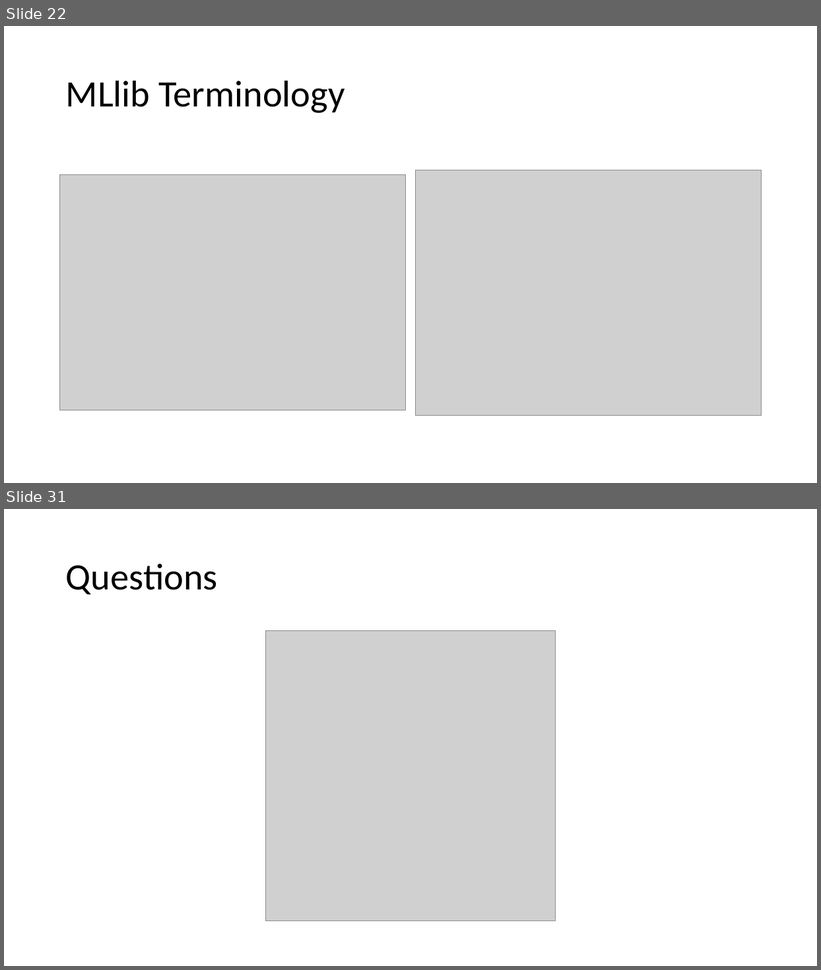
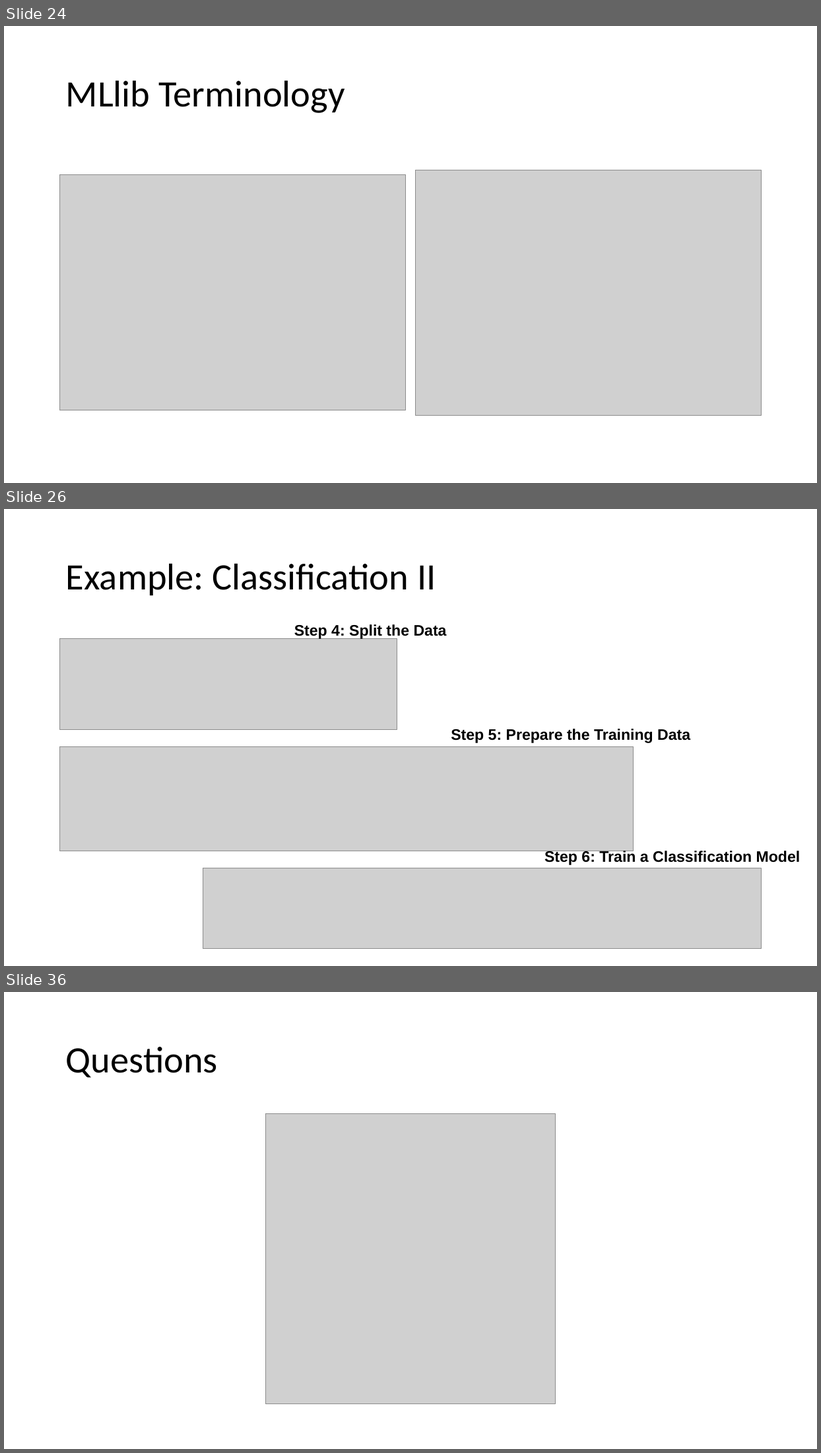
Before and after one commit to Azure-Bootcamp-Troy/GettingStartedMLSparkHDInsight, a slide deck: Getting Started with ML with Spark on HDInsight.pptx. Shown one above the other, each under a label of ours: slides 22 and 31 before the commit, slides 24, 26 and 36 after it; the slides between them are not shown. The pictures are 821x970 and 821x1453 pixels, drawn with LibreOffice and Linux fonts; fonts in the diff are those of the drawing; grey boxes stand for pictures. Boxes give left, top, right and bottom in pixels: in the first picture for what was removed or moved away, otherwise in the second. Text is boxed around its words. In the diff, an @@ line names an element or a change of style, - is before the commit and + after.

```diff
--- a/Getting Started with ML with Spark on HDInsight.pptx
+++ b/Getting Started with ML with Spark on HDInsight.pptx
@@ slide 26 added at bbox=[4, 509, 817, 966], background #FFFFFF @@
@@ title added at bbox=[66, 563, 436, 595], 44 pt, text #000000 @@
+Example: Classification II
@@ text added at bbox=[294, 625, 447, 640], 18 pt, text #000000, bold @@
+Step 4: Split the Data
@@ picture added at bbox=[60, 639, 397, 730] @@
@@ text added at bbox=[451, 729, 690, 743], 18 pt, text #000000, bold @@
+Step 5: Prepare the Training Data
@@ picture added at bbox=[60, 747, 634, 852] @@
@@ text added at bbox=[545, 850, 801, 865], 18 pt, text #000000, bold @@
+Step 6: Train a Classification Model
@@ picture added at bbox=[203, 869, 761, 949] @@
@@ what was slide 22 is now slide 24 @@
@@ what was slide 31 is now slide 36 @@
```
Also in this commit, not shown: 10 slides changed, 4 other slides added, 1 other file.
